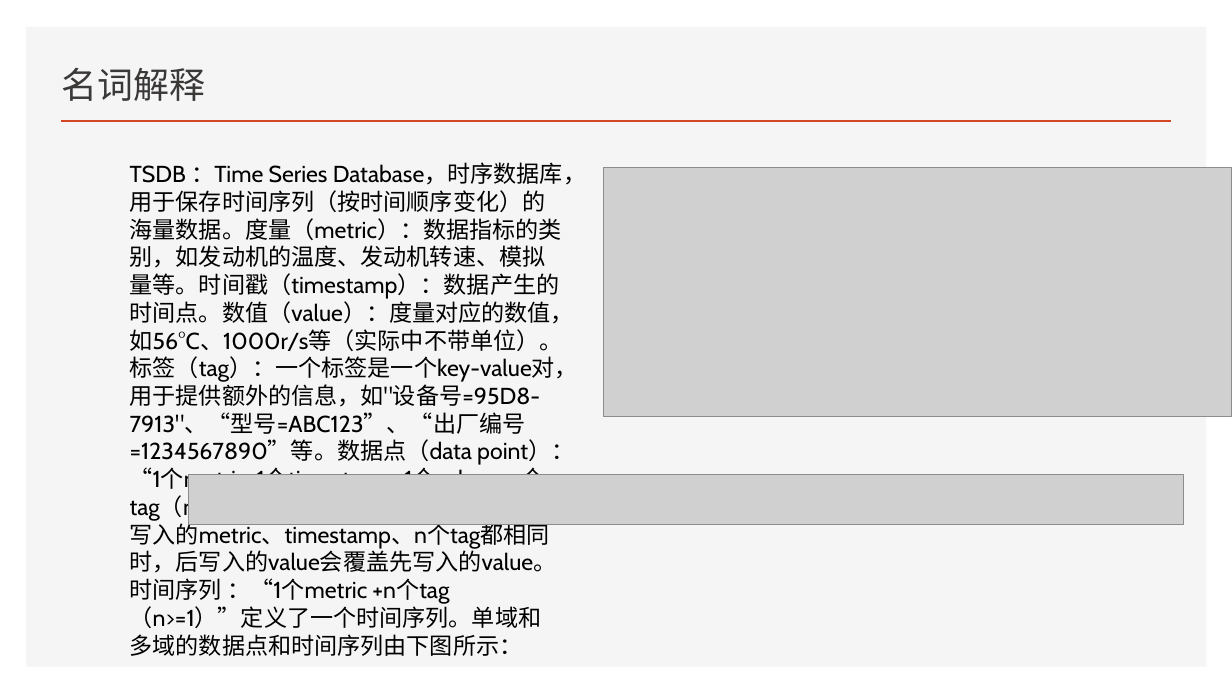
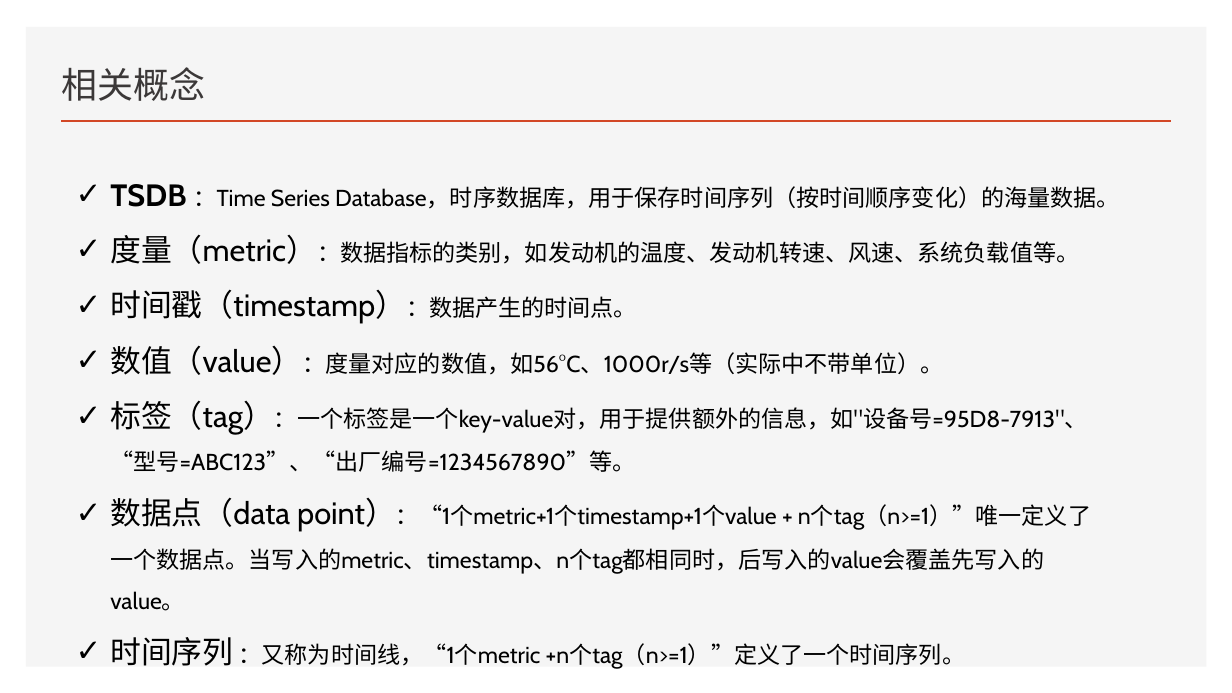
Before and after one commit to Zhangwusheng/Zhangwusheng.github.io, a slide deck: slide 3 of _posts/OpenTsdb基本原理.pptx. Drawn at 1232x693 pixels with LibreOffice and Linux fonts; fonts in the diff are those of the drawing; grey boxes stand for pictures. Boxes give left, top, right and bottom in pixels: in the first picture for what was removed or moved away, otherwise in the second. Text is boxed around its words. In the diff, an @@ line names an element or a change of style, - is before the commit and + after.

```diff
--- a/_posts/OpenTsdb基本原理.pptx
+++ b/_posts/OpenTsdb基本原理.pptx
@@ title at bbox=[62, 67, 206, 101]: text changed @@
-名词解释
+相关概念
@@ picture removed at bbox=[604, 168, 1232, 418] @@
@@ text at bbox=[110, 184, 1120, 669]: text changed @@
-TSDB ：Time Series Database，时序数据库，用于保存时间序列（按时间顺序变化）的海量数据。度量（metric）：数据指标的类别，如发动机的温度、发动机转速、模拟量等。时间戳（timestamp）：数据产生的时间点。数值（value）：度量对应的数值，如56°C、1000r/s等（实际中不带单位）。标签（tag）：一个标签是一个key-value对，用于提供额外的信息，如"设备号=95D8-7913"、“型号=ABC123”、“出厂编号=1234567890”等。数据点（data point）：“1个metric+1个timestamp+1个value + n个tag（n>=1）”唯一定义了一个数据点。当写入的metric、timestamp、n个tag都相同时，后写入的value会覆盖先写入的value。时间序列 ：“1个metric +n个tag（n>=1）”定义了一个时间序列。单域和多域的数据点和时间序列由下图所示：
+✓ TSDB ：Time Series Database，时序数据库，用于保存时间序列（按时间顺序变化）的海量数据。
+✓ 度量（metric）：数据指标的类别，如发动机的温度、发动机转速、风速、系统负载值等。
+✓ 时间戳（timestamp）：数据产生的时间点。
+✓ 数值（value）：度量对应的数值，如56°C、1000r/s等（实际中不带单位）。
+✓ 标签（tag）：一个标签是一个key-value对，用于提供额外的信息，如"设备号=95D8-7913"、“型号=ABC123”、“出厂编号=1234567890”等。
+✓ 数据点（data point）：“1个metric+1个timestamp+1个value + n个tag（n>=1）”唯一定义了一个数据点。当写入的metric、timestamp、n个tag都相同时，后写入的value会覆盖先写入的value。
+✓ 时间序列 ：又称为时间线，“1个metric +n个tag（n>=1）”定义了一个时间序列。
@@ picture removed at bbox=[189, 475, 1184, 525] @@
```
Also in this commit, not shown: 5 other slides changed, 20 slides added, 1 slide removed, 4 other files.
